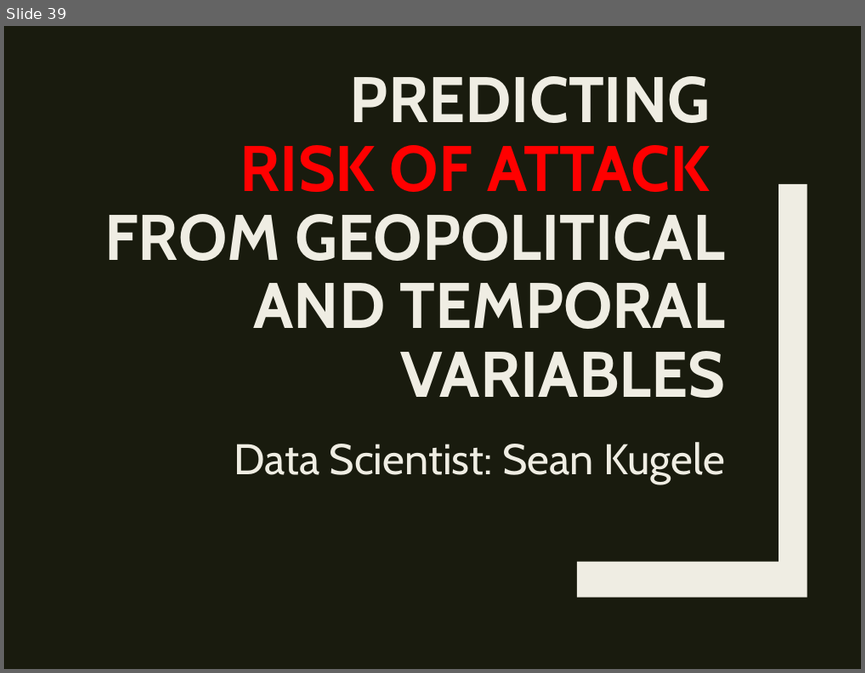
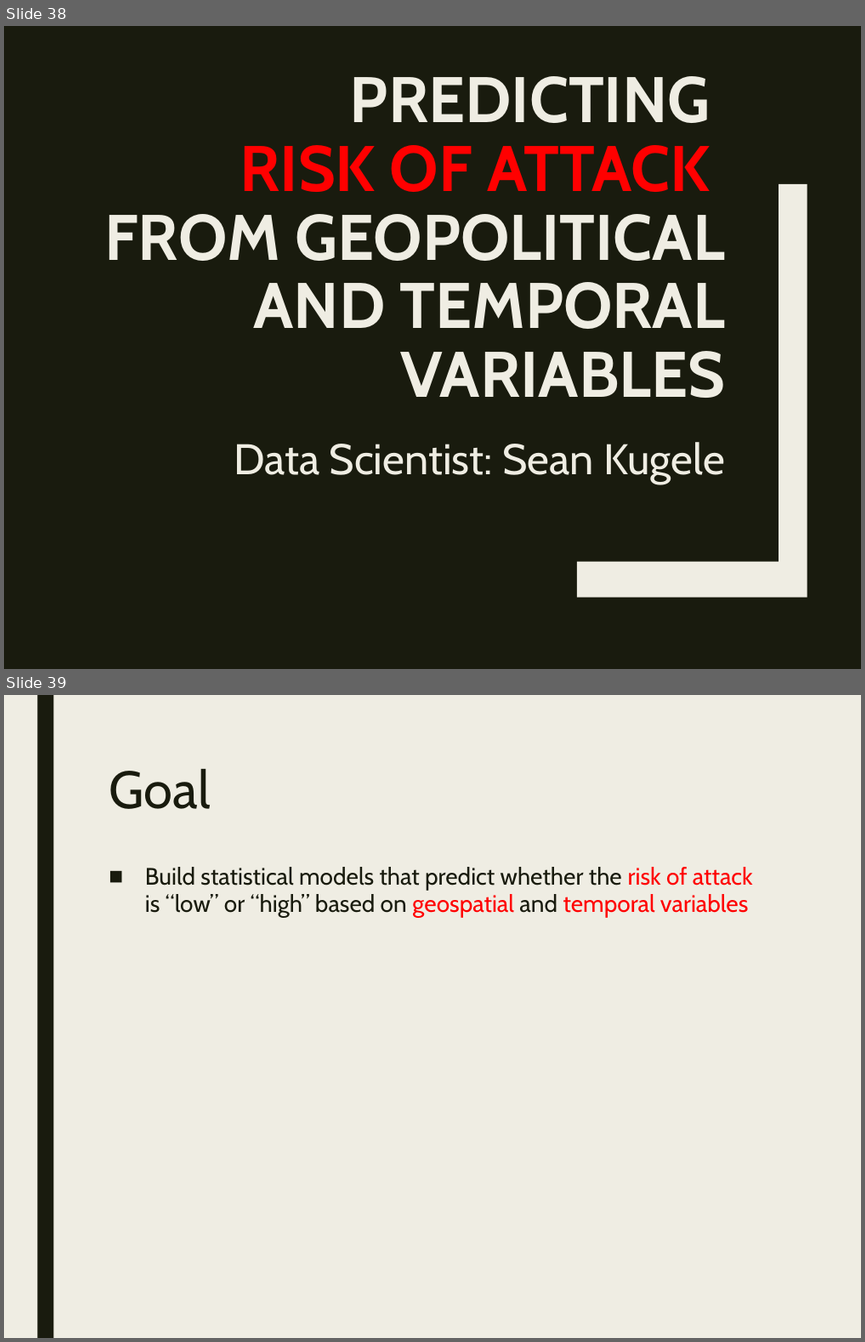
Before and after one commit to stats-learning-fall2019/final-project, a slide deck: presentation/gtdb-final-presentation.pptx. Shown one above the other, each under a label of ours: slide 39 before the commit, slides 38 and 39 after it. The pictures are 865x673 and 865x1342 pixels, drawn with LibreOffice and Linux fonts; fonts in the diff are those of the drawing. Boxes give left, top, right and bottom in pixels: in the first picture for what was removed or moved away, otherwise in the second. Text is boxed around its words. In the diff, an @@ line names an element or a change of style, - is before the commit and + after.

```diff
--- a/presentation/gtdb-final-presentation.pptx
+++ b/presentation/gtdb-final-presentation.pptx
@@ slide 39 added at (4, 695, 861, 1338), background #EFEDE3 @@
@@ rectangle added at (37, 695, 53, 1338), fill #191B0E @@
@@ title added at (109, 769, 210, 809), 44 pt, text #191B0E @@
+Goal
@@ text added at (145, 867, 753, 917), 20 pt, text #191B0E @@
+■ Build statistical models that predict whether the risk of attack is “low” or “high” based on geospatial and temporal variables
@@ what was slide 39 is now slide 38 @@
```
Also in this commit, not shown: 2 slides changed, 8 other slides added, 1 slide removed.
